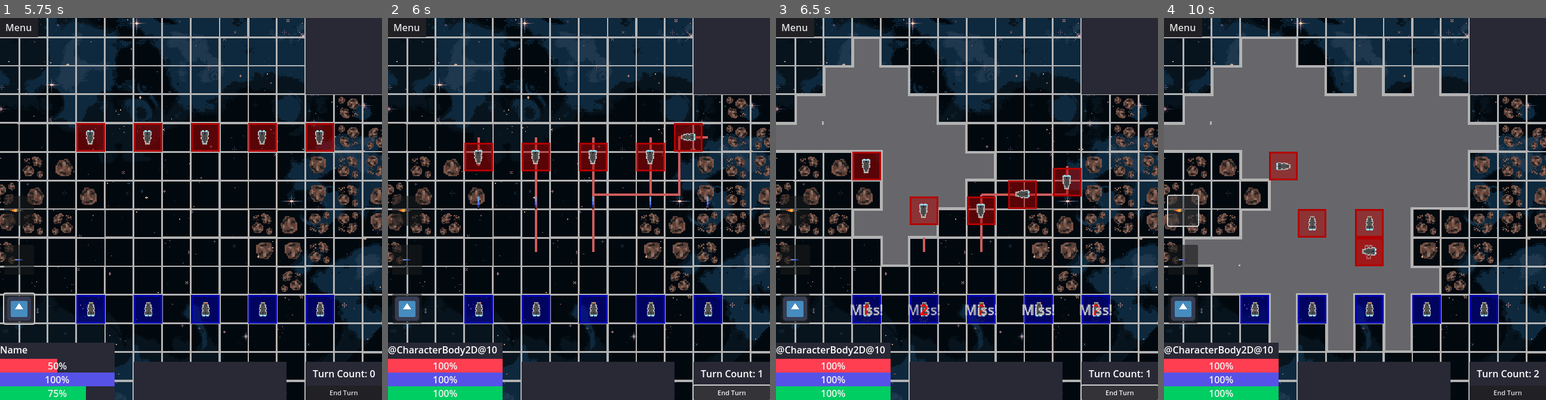
Above: before the commit, frames 1-4 (left to right).
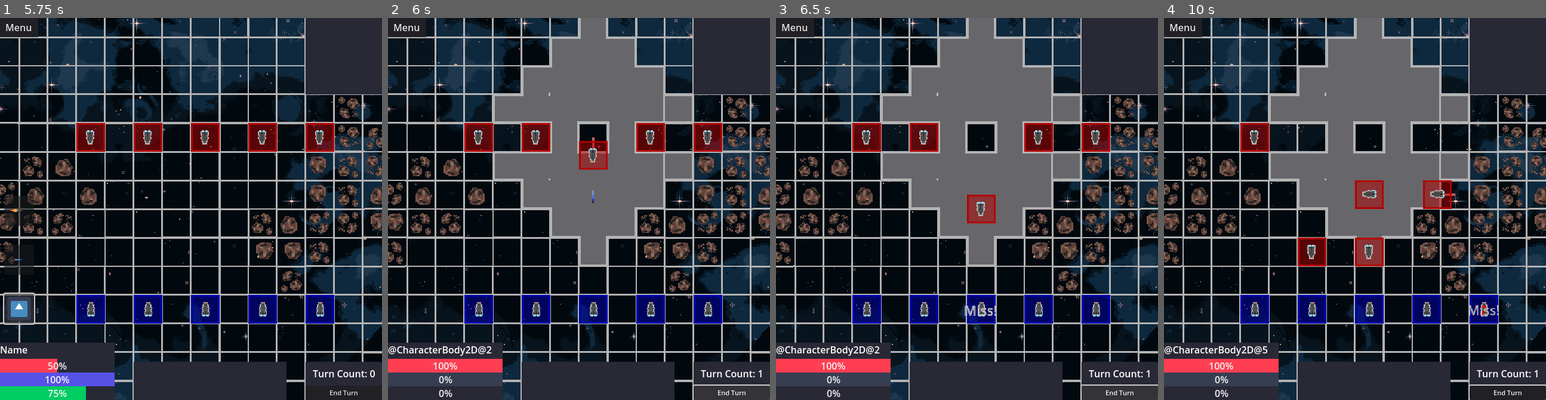
Above: after the commit, the same moments.

Repository: kAntonelli22/space
Game: Godot game, scene res://scenes/main_menu.tscn
The game is run twice, just before and just after one commit, with the same random seed, the same clock (stepped at 60 frames per second) and the same inputs. The engine's default icon, where the game draws it, is replaced by a stand-in: a white triangle on a blue panel in a dark square.
Inputs (mouse positions are in pixels of both pictures, inside the frame that each line leads up to):
- Up to frame 1 (5.75 s): click "Play Game" at 0.5 s; click "-->" at 1.25 s; click "Menu" at 2 s; click "Resume" at 2.75 s; click (19, 209) at 3.5 s; click (19, 258) at 4.25 s; click (19, 308) at 5 s
- Up to frame 2 (6 s): click "End Turn" at 5.75 s
- Up to frame 3 (6.5 s): no input
- Up to frame 4 (10 s): click (1183, 209) at 6.52 s; click (1183, 258) at 7.27 s; click (1183, 308) at 8.02 s; click (1507, 392) at 8.75 s, where only the run before the commit has a clickable "End Turn"; click (1183, 209) at 9.52 s

Frame 1 is identical in both runs. In frame 2, 24% of the frame differs, in the area x 0-88%, y 0-100%; in frame 3, 29%; in frame 4, 34%, in the area x 0-100%, y 0-100%.
Error before the commit: Cannot call method 'queue_redraw' on a null value. (res://scripts/Global.gd:69)

Commit message:
ai now attacks in turns and ui locks. very broken

Diff:
--- a/project.godot
+++ b/project.godot
@@ -18,6 +18,8 @@
 [autoload]
 
 Global="*res://scripts/Global.gd"
+SignalBus="*res://scripts/SignalBus.gd"
+AIController="*res://scripts/AIController.gd"
 
 [debug]
 
--- a/scenes/railgun_shell.tscn
+++ b/scenes/railgun_shell.tscn
@@ -6,7 +6,7 @@
 [sub_resource type="RectangleShape2D" id="RectangleShape2D_pfgdi"]
 size = Vector2(14, 2)
 
-[node name="railgun_shell" type="Area2D"]
+[node name="RailgunShell" type="Area2D"]
 script = ExtResource("1_xhjpn")
 
 [node name="CollisionShape2D" type="CollisionShape2D" parent="."]
--- a/scenes/space_game.tscn
+++ b/scenes/space_game.tscn
@@ -1,6 +1,6 @@
 [gd_scene load_steps=11 format=4 uid="uid://d08ph7trk3wkr"]
 
-[ext_resource type="Script" path="res://scripts/space_game.gd" id="1_p277o"]
+[ext_resource type="Script" path="res://scripts/battle.gd" id="1_p277o"]
 [ext_resource type="Texture2D" uid="uid://5cfkkyubt5gd" path="res://assets/Space Background.png" id="2_uawoo"]
 [ext_resource type="Texture2D" uid="uid://5huh3rm4jeux" path="res://assets/asteroid_tileset.png" id="3_wivf7"]
 [ext_resource type="Texture2D" uid="uid://fyjyv6uo6dg1" path="res://assets/overlay_tileset.png" id="4_qjp5r"]
@@ -605,7 +605,7 @@
    get_tree().change_scene_to_file(\"res://scenes/main_menu.tscn\")
 "
 
-[node name="SpaceGame" type="Node2D"]
+[node name="Battle" type="Node2D"]
 script = ExtResource("1_p277o")
 
 [node name="Outline" type="ColorRect" parent="."]
--- /dev/null
+++ b/scripts/AIController.gd
@@ -0,0 +1,24 @@
+extends Node
+
+
+# Called when the node enters the scene tree for the first time.
+func _ready() -> void:
+   pass # Replace with function body.
+
+
+# Called every frame. 'delta' is the elapsed time since the previous frame.
+func _process(delta: float) -> void:
+   pass
+
+func turn():
+   faction_turn(Global.friendly_ships)
+   faction_turn(Global.enemy_ships)
+   faction_turn(Global.neutral_ships)
+   emit_signal("next_turn")
+
+func faction_turn(faction):
+   print("faction: ", faction)
+   for ship in faction:
+      print("\n", ship.name, ": starting turn\n------------------------")
+      ship.is_selected
+      #while ship.turn: pass      # endlessly loop until the ship is done
--- a/scripts/Global.gd
+++ b/scripts/Global.gd
@@ -19,23 +19,6 @@
 var railgun_shell := preload("res://scenes/railgun_shell.tscn")
 var text_popup := preload("res://scenes/popup_container.tscn")
 
-# --- global signals --- #
-signal next_turn
-signal attributes_changed(object : Object)                                    # emitted when ships change attributes
-# ship signals
-signal obj_selected(new_selected : Object, old_selected : Object)             # emitted when ships are selected
-signal obj_deselected(old_selected : Object)                                  # emitted when ships are deselected
-signal damaged(obj_damaged : Object, num_damaged : int)                       # emitted when a ship is damaged
-# weapon signals
-signal obj_hit(obj : Object, weapon : Object, damage : int, origin : Object)  # emitted when a weapon hits an object
-signal shell_destroyed(weapon : Object, origin : Object)                      # emitted when a shell calls queue_free()
-# ui signals
-signal ui_torpedo
-signal ui_railgun
-signal ui_pdc
-signal ui_boarding
-# --- global signals --- #
-
 # global variables
 var main : Node2D
 var map_size : Vector2i
@@ -55,6 +38,8 @@
 @onready var neutral_ships = get_tree().get_nodes_in_group("NeutralShips")
 @onready var enemy_ships = get_tree().get_nodes_in_group("EnemyShips")
 
+@onready var faction_groups : Array = [player_ships, enemy_ships]
+
 # Called when the node enters the scene tree for the first time.
 func _ready() -> void:
    pass
@@ -65,8 +50,10 @@
    friendly_ships = get_tree().get_nodes_in_group("FriendlyShips")
    neutral_ships = get_tree().get_nodes_in_group("NeutralShips")
    enemy_ships = get_tree().get_nodes_in_group("EnemyShips")
+   faction_groups = [player_ships, enemy_ships]
+
    # redraw path
-   main.queue_redraw()
+   if main: main.queue_redraw()
 
 func draw_paths(map, group : Array, color: Color):
    # loop through friendly ships and draw paths
@@ -144,15 +131,20 @@
 
 # creates a new instance of a ship, sets its position, names it, sets its faction, and adds it to the scene
 func instance_ship(map, ship_type : String, faction : int, ship_position : Vector2i):
-   var ship
-   ship = ship_scene.instantiate()
+   var ship = ship_scene.instantiate()
    ship.set_script(ships[ship_type][faction])
-
-   ship.name = ship_type
+   print("ship ", ship_type + str(faction_groups[faction].size()), " added")
+   ship.name = ship_type + str(faction_groups[faction].size())
    ship.position = map.tile_board.map_to_local(ship_position)
    ship.faction = faction
    map.add_child(ship)
    ship.sprite.rotation += deg_to_rad(180 * faction)
+
+   player_ships = get_tree().get_nodes_in_group("PlayerShips")
+   friendly_ships = get_tree().get_nodes_in_group("FriendlyShips")
+   neutral_ships = get_tree().get_nodes_in_group("NeutralShips")
+   enemy_ships = get_tree().get_nodes_in_group("EnemyShips")
+   faction_groups = [player_ships, enemy_ships]
 # end of instance ship function ----------------------------------------------
 
 func instance_shell(target, ship, percent):
@@ -177,6 +169,23 @@
    popup_instance.position = position
    popup_instance.label.add_theme_color_override("font_color", color)
 
+func turn():
+   faction_turn(Global.friendly_ships)
+   faction_turn(Global.enemy_ships)
+   faction_turn(Global.neutral_ships)
+   print("turn completed")
+   SignalBus.emit_signal("next_turn")
+
+func faction_turn(faction):
+   print("faction: ", faction, " starting turn")
+   for ship in faction:
+      print("\n", ship.name, ": starting turn\n------------------------")
+      current_selected = ship
+      ship.is_selected = true
+      await SignalBus.turn_complete
+      print("\n", ship.name, ": ending turn\n------------------------")
+   print("faction: ", faction, " ending turn")
+
 # called by map node after all new instances that access signals have been added
 func connect_signals():
    pass
--- /dev/null
+++ b/scripts/SignalBus.gd
@@ -0,0 +1,31 @@
+extends Node
+
+
+# --- global signals --- #
+signal next_turn
+signal attributes_changed(object)                     # emitted when ships change attributes
+# ship signals
+signal obj_selected(new_selected, old_selected)       # emitted when ships are selected
+signal obj_deselected(old_selected)                   # emitted when ships are deselected
+signal damaged(obj_damaged, num_damaged : int)        # emitted when a ship is damaged
+signal turn_complete(ship)                            # emitted when a ship is done with its turn
+signal ship_destroyed(ship)                           # emitted when a ship is destroyed
+# weapon signals
+signal obj_hit(obj, weapon, damage : int, origin)     # emitted when a weapon hits an object
+signal shell_destroyed(weapon, origin)                # emitted when a shell calls queue_free()
+# ui signals
+signal ui_torpedo
+signal ui_railgun
+signal ui_pdc
+signal ui_boarding
+# --- global signals --- #
+
+
+# Called when the node enters the scene tree for the first time.
+func _ready() -> void:
+   pass # Replace with function body.
+
+
+# Called every frame. 'delta' is the elapsed time since the previous frame.
+func _process(delta: float) -> void:
+   pass
--- a/scripts/UI.gd
+++ b/scripts/UI.gd
@@ -9,26 +9,32 @@
 @onready var movement_bar = $BottomLeft/VBoxContainer/Container/MovementBar
 @onready var action_bar = $BottomLeft/VBoxContainer/Container/ActionBar
 
+@onready var turn_button = $BottomRight/TurnButton
 @onready var pause_menu = $"../PauseMenu"
+
+@onready var torpedo_button = $"Left Side/Torpedo"
 @onready var railgun_button = $"Left Side/Railgun"
+@onready var pdc_button = $"Left Side/PDC"
+@onready var attack_buttons : Array = [torpedo_button, railgun_button, pdc_button]
 # Called when the node enters the scene tree for the first time.
 func _ready():
    pass
-
 
 # Called every frame. 'delta' is the elapsed time since the previous frame.
 func _process(_delta):
    pass
 
+func lock_ui():
+   turn_button.process_mode = PROCESS_MODE_DISABLED
+   for button in attack_buttons:
+      button.process_mode = PROCESS_MODE_DISABLED
+      button.visible = false
 
-func _on_pause_button_pressed():
-   pause_menu.show()
-   get_tree().paused = true
-
-func _on_turn_button_pressed():
-   main_node.turn_counter += 1
-   $BottomRight/TurnCount.text = str("Turn Count: ", main_node.turn_counter)
-   Global.next_turn.emit()
+func unlock_ui():
+   turn_button.process_mode = PROCESS_MODE_INHERIT
+   for button in attack_buttons:
+      button.process_mode = PROCESS_MODE_INHERIT
+      button.visible = true
 
 # toggles and updates the bottom left info panel with the selected object
 func update_info_panel(new_obj, _old_obj):
@@ -49,16 +55,32 @@
    info_panel.hide()
 
 func connect_signals():
-   Global.connect("obj_selected", update_info_panel)
-   Global.connect("obj_deselected", deselect_signal)
-   Global.connect("attributes_changed", update_info_panel)
+   SignalBus.connect("obj_selected", update_info_panel)
+   SignalBus.connect("obj_deselected", deselect_signal)
+   SignalBus.connect("attributes_changed", update_info_panel)
+   SignalBus.connect("next_turn", next_turn)
+
+func _on_pause_button_pressed():
+   pause_menu.show()
+   get_tree().paused = true
+
+func _on_turn_button_pressed():
+   main_node.turn_counter += 1
+   $BottomRight/TurnCount.text = str("Turn Count: ", main_node.turn_counter)
+   Global.turn()
+   print("ui: paused")
+   lock_ui()
 
 # should probably find a way to connect the pressed signal directly
 func _on_torpedo_pressed() -> void:
-   Global.emit_signal("ui_torpedo")
+   SignalBus.emit_signal("ui_torpedo")
 
 func _on_railgun_pressed() -> void:
-   Global.emit_signal("ui_railgun")
+   SignalBus.emit_signal("ui_railgun")
 
 func _on_pdc_pressed() -> void:
-   Global.emit_signal("ui_pdc")
+   SignalBus.emit_signal("ui_pdc")
+
+func next_turn():
+   print("ui: unpaused")
+   unlock_ui()
--- a/scripts/space_game.gd
+++ b/scripts/battle.gd
@@ -37,13 +37,14 @@
    Global.draw_paths(self, Global.enemy_ships, Color.INDIAN_RED)
 
 # --- # --- # --- # --- # Issues -- # --- # --- # --- # --- #
-# - ships do not update pathfinding grid when they queue free
-# - error when ships emit shell destroyed signal
+# - ship selection is bugged after ending turn
+# - railgun shells can still freeze after hitting a ship
+# - await may not be working correctly
+# - attack overlay uses movement points and should not
 # - tiles that cannot be pathed to are automatically highlighted by overlays # # Solved? #
 # - fix isses with overlay and add missing r pieces
 # - Camera zoom doesnt adjust clamp
 # - frigate sprite has accidental background in between thrusters and is 16x16
-# - ai_move can move ships onto tiles occupied by other ships
 
 # --- # --- # --- # --- # Issues -- # --- # --- # --- # --- #
 # --- # --- # --- # --- # Todo List # --- # --- # --- # --- #
--- a/scripts/cpu_frigate.gd
+++ b/scripts/cpu_frigate.gd
@@ -5,17 +5,26 @@
    square.modulate = Color.RED
 
 func _process(delta):
-   super._process(delta)    # call process function of frigate class
+   #super._process(delta)    # call process function of frigate class
+   if !is_selected: return
+
+   if movement_points > 0 and !is_moving:
+      print("cpu: ship moving")
+      ai_move()
+   elif movement_points == 0 and !is_moving:
+      print("cpu: ship deselecting self")
+      is_selected = false
+      SignalBus.emit_signal("turn_complete", self)
 
 func _physics_process(delta):
    super._physics_process(delta)    # call physics function of frigate class
 
-func next_turn():
-   print("\ncpu: ", name, ", starting turn")
-   ai_move()
-   ai_attack()
-   print("cpu: ", name, ", ending turn\n--------------------")
-   super.next_turn()
+#func next_turn():
+   #print("\ncpu: ", name, ", starting turn")
+   #ai_move()
+   #ai_attack()
+   #print("cpu: ", name, ", ending turn\n--------------------")
+   #super.next_turn()
 
 func ai_move():
    var can_attack : bool = false
@@ -34,33 +43,29 @@
       for ship in Global.player_ships:
          if reachable_tiles.has(ship.current_position):
             var accuracy = calc_accuracy(current_position, ship.current_position)
-            print(accuracy, ship.health_points, ship.damage)
+            #print(accuracy, ship.health_points, ship.damage)
             potential += accuracy - ship.health_points - ship.damage
-            print("cpu: current potential of ", tile, ": ", potential)
+            #print("cpu: current potential of ", tile, ": ", potential)
             # add to potential score based off of accuracy, damage, and health of the target
       if potential > current_potential:
-         print("cpu: tile ", tile, " has beat tile ", current_tile, " with a potential of ", potential, " to ", current_potential)
+         #print("cpu: tile ", tile, " has beat tile ", current_tile, " with a potential of ", potential, " to ", current_potential)
          current_tile = tile
          current_potential = potential
          can_attack = true
-   if current_tile == current_position:
-      print("cpu: best move is no move")
-      return
-   else:
-      print("cpu: moving to tile ", current_tile)
+   if !current_tile == current_position:
+      #print("cpu: moving to tile ", current_tile)
       Global.astar.set_point_solid(current_position, 0)     # clear current position from astar
       var id_path = Global.astar.get_id_path(current_position, current_tile).slice(1)
 
       # if local path var isnt empty -> set global path var and point path var
       if !id_path.is_empty() and id_path.size() <= movement_points:
-         print("cpu: subtracting ", id_path.size(), " from ", movement_points)
+         #print("cpu: subtracting ", id_path.size(), " from ", movement_points)
          movement_points -= id_path.size()
-         Global.attributes_changed.emit(self, null)
+         SignalBus.attributes_changed.emit(self, null)
          current_id_path = id_path
          current_point_path = Global.astar.get_point_path(current_position, current_tile)
    if can_attack and action_points > 0:
-     ai_attack()
-   pass
+      ai_attack()
 
 func ai_attack():
    print("cpu: entering attack function")
@@ -77,25 +82,25 @@
       var potential : int = calc_accuracy(current_position, target.current_position)
       potential -= target.health_points + target.damage
       if target.health_points <= damage:
-         print("cpu: potential to destroy enemy ship")
+         #print("cpu: potential to destroy enemy ship")
          potential += 25
       if potential > current_potential:
-         print("cpu: new target determined: ", target, " at ", target.current_position)
+         #print("cpu: new target determined: ", target, " at ", target.current_position)
          current_potential = potential
          final_target = target
 
    if final_target:
-      print("cpu: firing railgun at ", final_target.current_position)
+      #print("cpu: firing railgun at ", final_target.current_position)
       fire_railgun(final_target.current_position)
    elif movement_points == 0:
-      print("cpu: cannot hit any targets")
+      #print("cpu: cannot hit any targets")
       action_points = 0
       return
 
-   print("cpu: movement points: ", movement_points, " action points: ", action_points)
+   #print("cpu: movement points: ", movement_points, " action points: ", action_points)
    if movement_points > 0:
-      print("cpu: checking moves")
+      #print("cpu: checking moves")
       ai_move()
    elif action_points > 0:
-      print("cpu: attacking again")
+      #print("cpu: attacking again")
       ai_attack()
--- a/scripts/player_frigate.gd
+++ b/scripts/player_frigate.gd
@@ -35,7 +35,7 @@
       if !id_path.is_empty() and id_path.size() <= movement_points:
          main.tile_overlay.clear()    # clear movement overlay
          movement_points -= id_path.size()
-         Global.attributes_changed.emit(self, null)
+         SignalBus.attributes_changed.emit(self, null)
          current_id_path = id_path
          current_point_path = Global.astar.get_point_path(current_position, tile)
       else: print("player: outside movement area")
@@ -45,7 +45,7 @@
 
    # if user deselects -> deselect ship, update current obj selected in parent node, clear movement overlay
    if event.is_action_pressed("Deselect") and is_selected:
-      Global.obj_deselected.emit(self)
+      SignalBus.obj_deselected.emit(self)
       Global.current_selected = null
       is_selected = false
       main.tile_overlay.clear()    # clear movement overlay
@@ -62,7 +62,7 @@
    if event.is_action_pressed("LMB"):
       # if ship isnt selected -> select ship
       if !is_selected:
-         Global.obj_selected.emit(self, Global.current_selected)
+         SignalBus.obj_selected.emit(self, Global.current_selected)
          Global.current_selected = self
          display_movement()
          is_selected = true
--- a/scripts/railgun_shell.gd
+++ b/scripts/railgun_shell.gd
@@ -27,7 +27,7 @@
 # called on collision with objects or ships
 func _on_body_entered(body):
    if body != origin:
-      Global.obj_hit.emit(body, self, damage, origin)
+      SignalBus.obj_hit.emit(body, self, damage, origin)
       hit_target = true
       if !miss:
          position = body.position
@@ -44,9 +44,9 @@
       sprite.modulate.a -= 0.05
 
 func _on_visible_on_screen_notifier_2d_screen_exited():
-   Global.shell_destroyed.emit(self, origin)
+   SignalBus.shell_destroyed.emit(self, origin)
    self.queue_free()
 
 func _on_destroy_timer_timeout():
-   Global.shell_destroyed.emit(self, origin)
+   SignalBus.shell_destroyed.emit(self, origin)
    self.queue_free()
--- a/scripts/ship.gd
+++ b/scripts/ship.gd
@@ -47,11 +47,11 @@
    elif faction == 3:
       add_to_group("NeutralShips")
 
-   Global.connect("next_turn", next_turn)
-   Global.connect("obj_selected", select_signal)
-   Global.connect("obj_hit", object_hit)
-   Global.connect("shell_destroyed", shell_destroyed)
-   Global.connect("ui_railgun", ui_railgun)
+   SignalBus.connect("next_turn", next_turn)
+   SignalBus.connect("obj_selected", select_signal)
+   SignalBus.connect("obj_hit", object_hit)
+   SignalBus.connect("shell_destroyed", shell_destroyed)
+   SignalBus.connect("ui_railgun", ui_railgun)
 # end of ready function ------------------------------------------------------
 
 # Called every frame. 'delta' is the elapsed time since the previous frame.
@@ -150,7 +150,7 @@
    var accuracy = calc_accuracy(current_position, target)
    is_firing = true
    action_points -= 1
-   Global.attributes_changed.emit(self, null)
+   SignalBus.attributes_changed.emit(self, null)
    Global.instance_shell(target, self, accuracy)
 
 # refresh ship actions and logic after end of turn
@@ -158,7 +158,7 @@
    # reset movement and action points
    movement_points = MAX_MOVEMENT
    action_points = MAX_ACTION
-   Global.attributes_changed.emit(self, null)
+   SignalBus.attributes_changed.emit(self, null)
    if is_selected:
       display_movement()
 # end of next turn button ----------------------------------------------------
@@ -173,12 +173,12 @@
 func object_hit(obj : Object, _weapon : Object, damage_dealt : int, _origin : Object):
    if obj != self: return
    health_points -= damage_dealt
-   if health_points <= 0: queue_free()
+   if health_points <= 0: ship_destroyed()
    if damage_dealt == 0: Global.popup("Miss!", position, Color.GRAY)
    else: Global.popup(str(damage_dealt), position, Color.RED)
 
 # enable user control logic
-func shell_destroyed(_weapon : Object, _origin : Object):
+func shell_destroyed(_weapon, _origin):
    is_firing = false
 
 # # ui buttons
@@ -193,3 +193,9 @@
       main.tile_overlay.clear()
       if movement_points > 0:
          display_movement()
+
+# ship destroyed function
+func ship_destroyed():
+   SignalBus.emit_signal("ship_destroyed", self)
+   Global.astar.set_point_solid(current_position, 0)     # clear current position from astar
+   queue_free()
